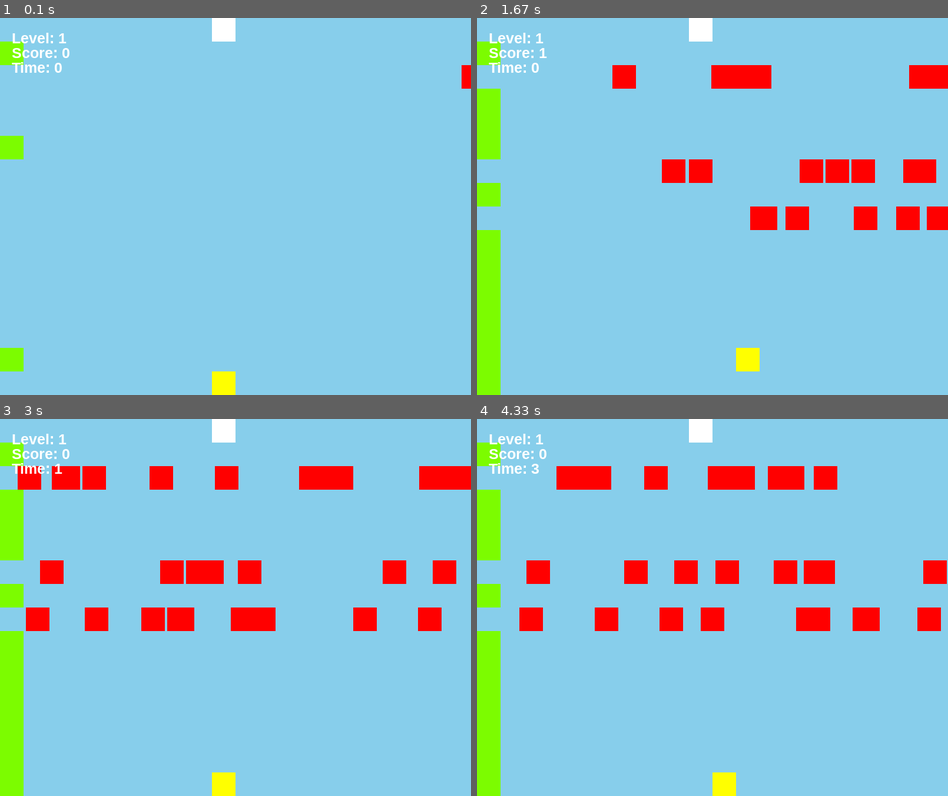
Above: before the commit, frames 1-4 (two rows, left to right).
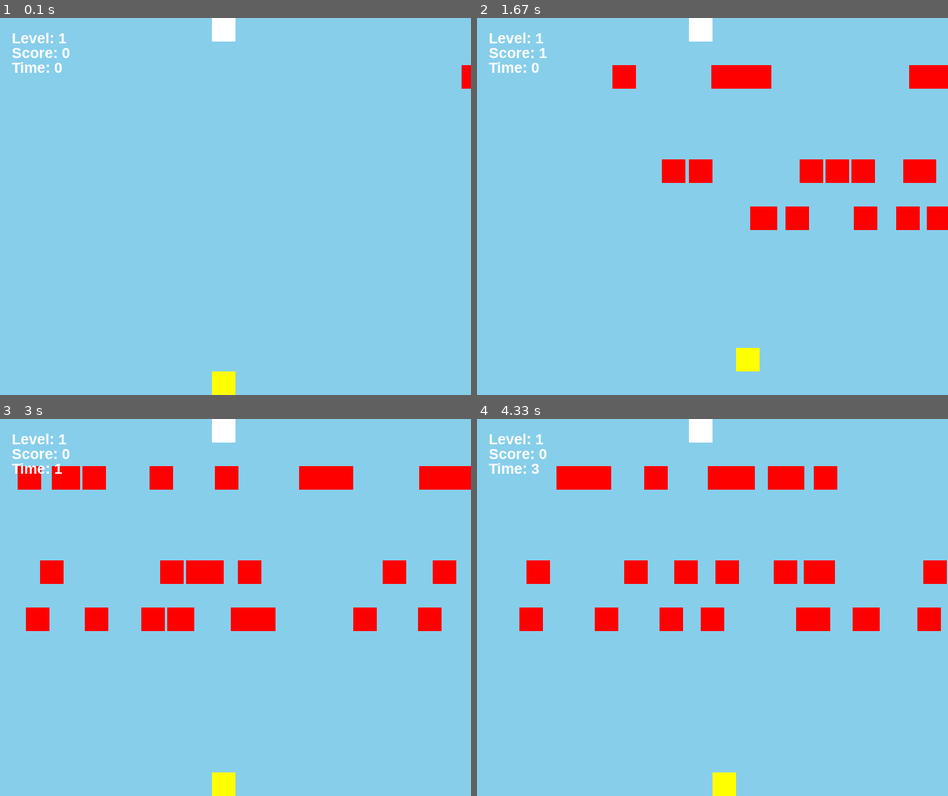
Above: after the commit, the same moments.

Repository: bhornby/Hornby-Classwork
Game: pygame game, started from python/Mini Project/Mini proj.py
Same seed, same stepped clock (60 frames per second), same inputs: the game is played once before the commit and once after it.
Inputs:
- Up to frame 1 (0.1 s): no input
- Up to frame 2 (1.67 s): hold Right 0.33-0.8 s; hold Up 0.83-1.13 s; hold Right 1.17-1.63 s
- Up to frame 3 (3 s): hold Left 1.67-2.2 s; hold Down 2.23-2.53 s; hold Left 2.57-2.97 s
- Up to frame 4 (4.33 s): hold Up 3-3.37 s; hold Right 3.4-4.03 s; hold Down from 4.07 s (still down)

The runs differ from the first frame. In frame 1, 0.9% of the frame differs, in the area x 0-5%, y 6-94%; in frame 2, 3.7%, in the area x 0-5%, y 6-100%; in frame 3, 3.7%; in frame 4, 3.7%.

Commit message:
Update Mini proj.py

Diff:
--- a/python/Mini Project/Mini proj.py
+++ b/python/Mini Project/Mini proj.py
@@ -167,7 +167,7 @@
 
     all_sprite_group.add(my_player)
 #end procedure
-def grass_spawn(level):
+'''def grass_spawn(level):
 
     x = 0
     l = grass_lane_list[level]
@@ -177,7 +177,7 @@
     my_grass = Grass(GREEN,block_size,block_size,x,y)
     all_sprite_group.add(my_grass)
     grass_group.add(my_grass)
-    x = x + 1
+    x = x + 1'''
 def car_spawn(level):
     global p
     global o
@@ -258,6 +258,7 @@
         level = level + 1
         if level >= len(car_lane_list):
             level = 0
+
         #end if
     #next x
 
@@ -286,7 +287,7 @@
 
     portal_spawn()
     car_spawn(level)
-    grass_spawn(level)
+#     grass_spawn(level)
     show_score(20,45)
     show_time(20,70)
     show_level(20,20)
